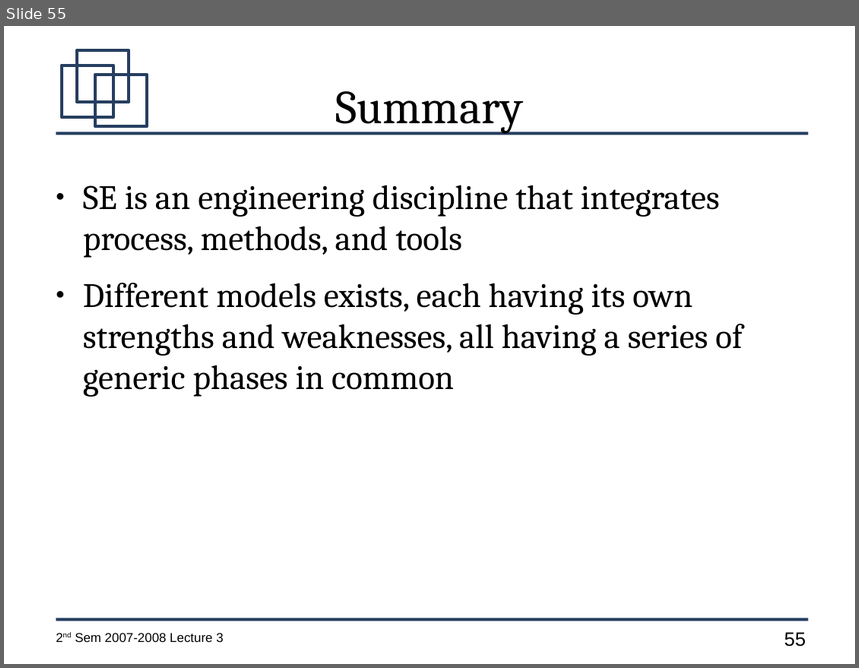
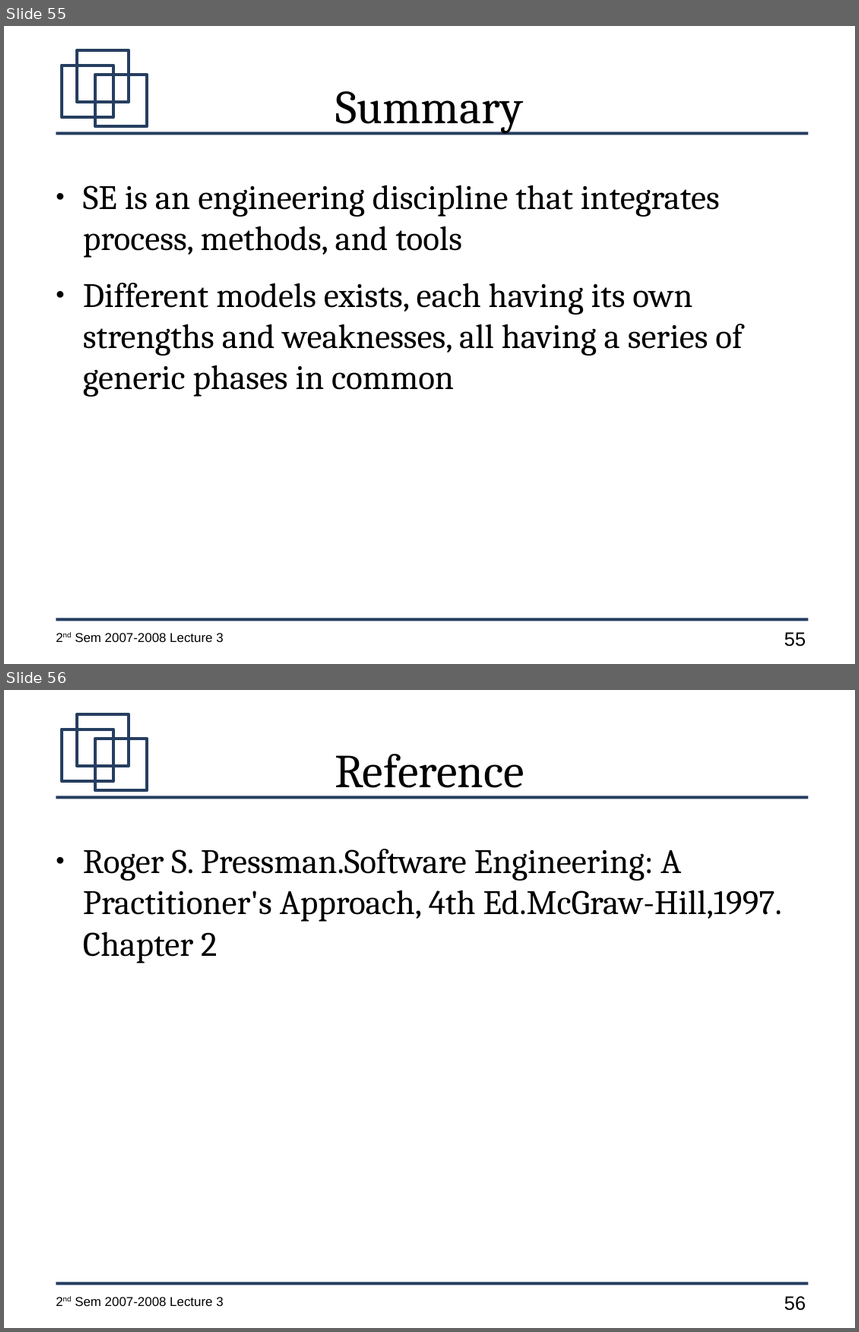
Before and after one commit to jachermocilla/jach-homepage, a slide deck: CMSC128-2nd-Sem-2007-L3.odp. Shown one above the other, each under a label of ours: slide 55 before the commit, slides 55 and 56 after it. The pictures are 859x668 and 859x1332 pixels, drawn with LibreOffice and Linux fonts; fonts in the diff are those of the drawing. Boxes give left, top, right and bottom in pixels: in the first picture for what was removed or moved away, otherwise in the second. Text is boxed around its words. In the diff, an @@ line names an element or a change of style, - is before the commit and + after.

```diff
--- a/CMSC128-2nd-Sem-2007-L3.odp
+++ b/CMSC128-2nd-Sem-2007-L3.odp
@@ slide 56 added at [4, 690, 855, 1328], background #FFFFFF; not listed: 7 template elements that a slide beside it also shows @@
@@ title added at [335, 754, 525, 798], 44 pt, text #000000 @@
+Reference
@@ text added at [83, 849, 782, 964], 32 pt, text #000000 @@
+● Roger S. Pressman.Software Engineering: A Practitioner's Approach, 4th Ed.McGraw-Hill,1997. Chapter 2
```
